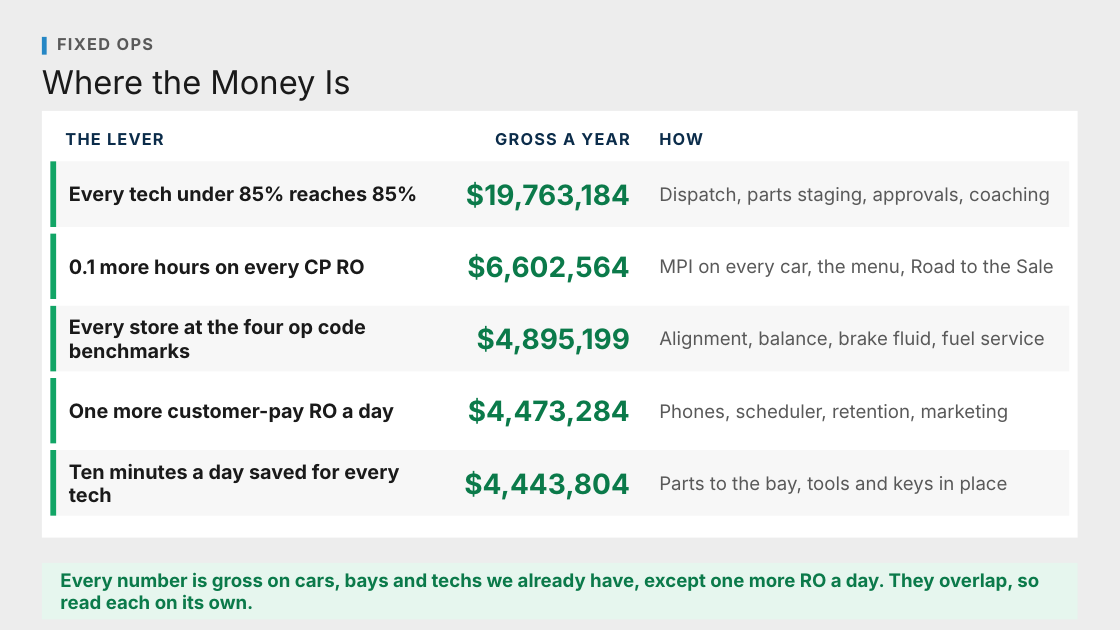
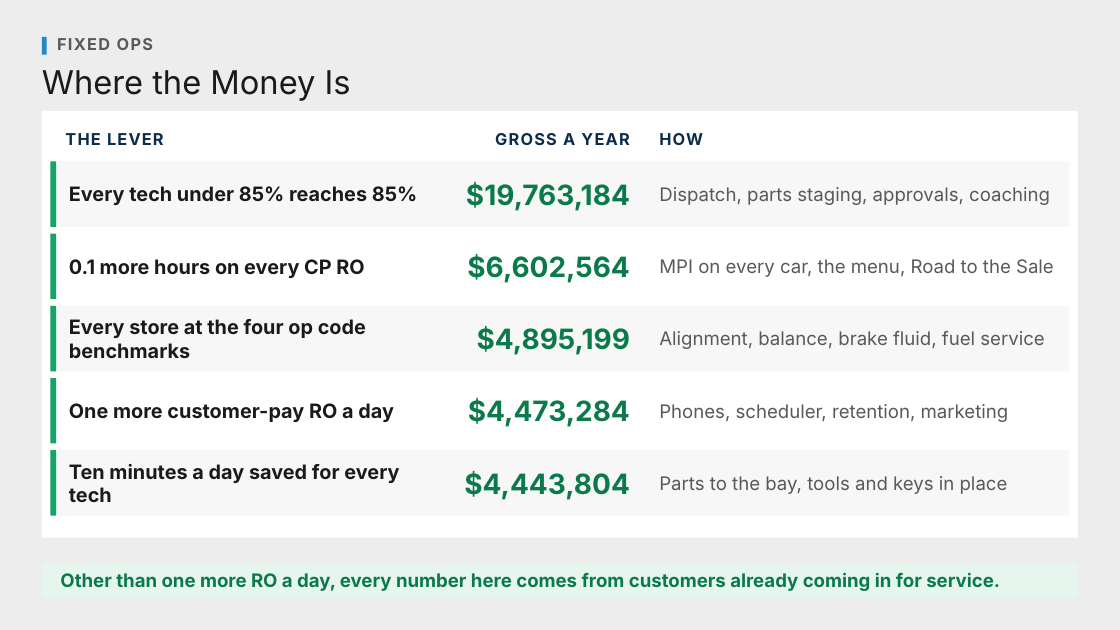
Before and after one commit to Ndresner/Noah, a slide deck: slide 160 of day2-deck/decks/Fixed Ops - Day 2 Example Test Deck.pptx. Drawn at 1120x630 pixels with LibreOffice and Linux fonts; fonts in the diff are those of the drawing. Boxes give left, top, right and bottom in pixels: in the first picture for what was removed or moved away, otherwise in the second. Text is boxed around its words. In the diff, an @@ line names an element or a change of style, - is before the commit and + after.

```diff
--- a/day2-deck/decks/Fixed Ops - Day 2 Example Test Deck.pptx
+++ b/day2-deck/decks/Fixed Ops - Day 2 Example Test Deck.pptx
@@ rectangle: place and size @@
-rectangle at (42, 563, 1078, 619)
+rectangle at (42, 563, 1078, 597)
@@ text at (60, 572, 1000, 591): text changed @@
-Every number is gross on cars, bays and techs we already have, except one more RO a day. They overlap, so read each on its own.
+Other than one more RO a day, every number here comes from customers already coming in for service.
```
Also in this commit, not shown: 4 other slides changed, 9 other files.
